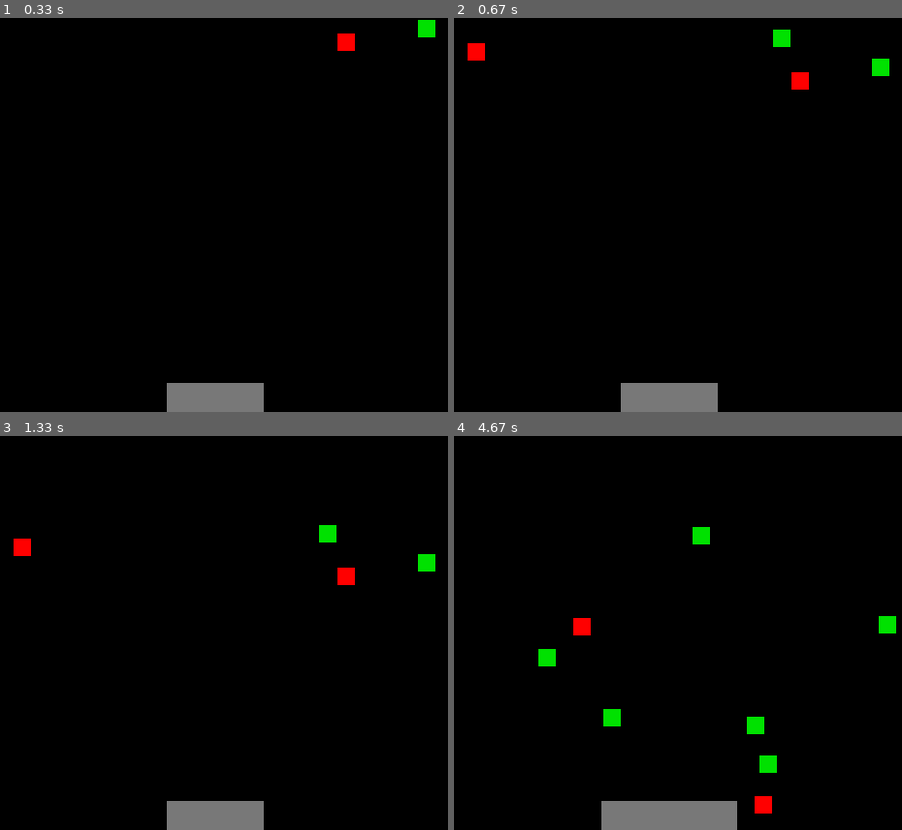
Above: before the commit, frames 1-4 (two rows, left to right).
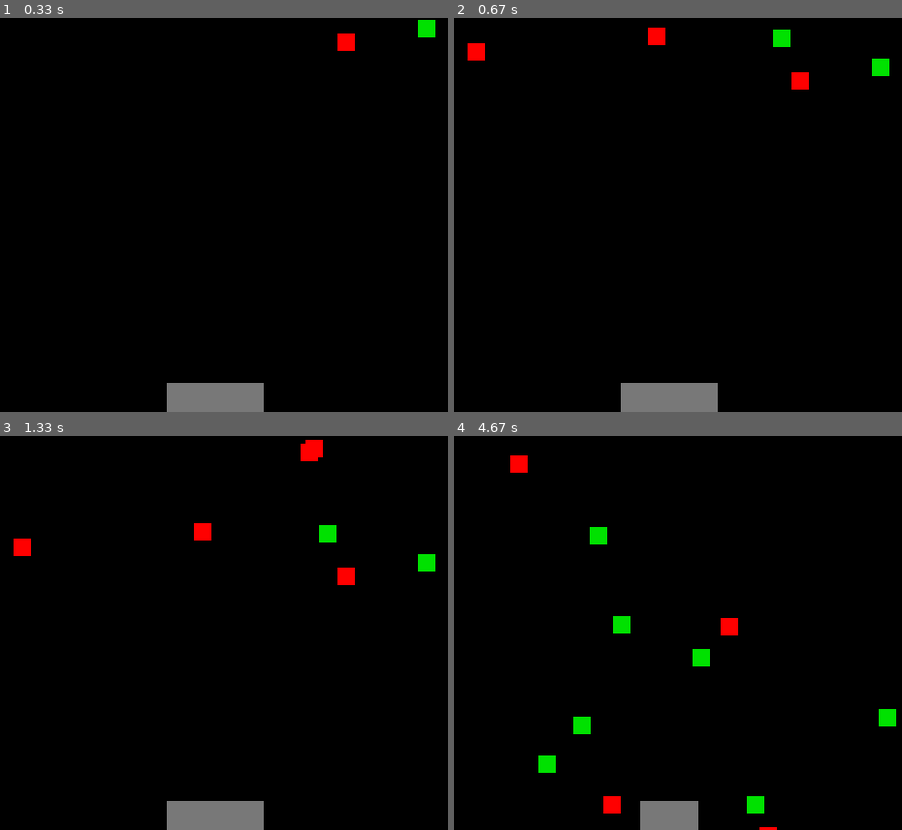
Above: after the commit, the same moments.

Repository: rasmusgraver/IT2_pensum_2025
Game: pygame game, started from Kap 4 PyGame/PlanktonH25/main.py
Same seed, same stepped clock (60 frames per second), same inputs: the game is played once before the commit and once after it.
Inputs:
- Up to frame 1 (0.33 s): no input
- Up to frame 2 (0.67 s): no input
- Up to frame 3 (1.33 s): hold Down 0.83-1.3 s
- Up to frame 4 (4.67 s): hold Up 1.33-1.7 s; hold Down 3.93-4.23 s; hold Up 4.27-4.63 s

Frame 1 is identical in both runs. In frame 2, 0.2% of the frame differs, in the area x 43-48%, y 2-7%; in frame 3, 0.4%; in frame 4, 4.2%, in the area x 12-99%, y 4-100%.

Commit message:
bunndyr updates

Diff:
--- a/Kap 4 PyGame/PlanktonH25/klasser.py
+++ b/Kap 4 PyGame/PlanktonH25/klasser.py
@@ -33,8 +33,18 @@
 
     def oppdater(self):
         self.rect.y += 2
-        if self.rect.y > VINDU_HOYDE:
+        if self.rect.top > VINDU_HOYDE:
             self.dod = True
+
+    def bunndyrKollisjon(self, bunndyr:Bunndyr):
+        # Sjekk for kollisjon med bunndyret:
+        if self.rect.colliderect(bunndyr.rect):
+            # Planktonet dør:
+            self.dod = True
+            if self.type == G:
+                bunndyr.voks()
+            else:
+                bunndyr.krymp()
 
     def tegn(self, vindu):
         farge = RED if self.type == R else GREEN
--- a/Kap 4 PyGame/PlanktonH25/main.py
+++ b/Kap 4 PyGame/PlanktonH25/main.py
@@ -10,7 +10,7 @@
 
 # Globale variable:
 running = True
-plankton_r_sannsynlighet = 0.01
+plankton_r_sannsynlighet = 0.02
 plankton_g_sannsynlighet = 0.03
 
 # Sett opp objektene våre:
@@ -47,20 +47,13 @@
 
 
 def oppdater_objekter():
-    for p in planktonliste:
-        p.oppdater()
-        # Sjekk for kollisjon med bunndyret:
-        if p.rect.colliderect(bunndyr.rect):
-            # Planktonet dør:
-            p.dod = True
-            if p.type == G:
-                bunndyr.voks()
-            else:
-                bunndyr.krymp()
-    # Fjern døde plankton:
-    for p in planktonliste:
+    for p in planktonliste[::]:
         if p.dod:
+            # Fjern døde plankton:
             planktonliste.remove(p)
+        else:
+            p.oppdater()
+            p.bunndyrKollisjon(bunndyr)
 
 
 def tegn_objekter():
